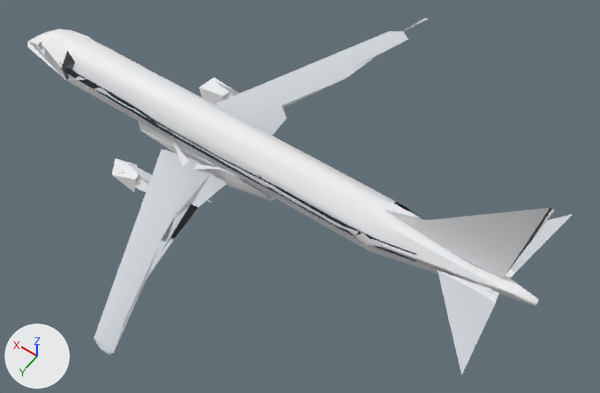
What one commit did to the glTF model fixtures/aircraft/e190-1.glb.
Camera for both pictures: a 50 mm lens placed at (-20.9, 23.8, 39.5), pointed at (-4.5, 0.8, 3.4). Every picture has the same lights, and +X, +Y and +Z are marked at lower left. The first picture is the older version. Where no turn or scale is listed for an object, it has been applied to the vertices. Vertices at exactly the same position are counted once.

Objects in the first picture: 'engine', 'glass', 'hull', 'tail', 'wing' and 4 more.
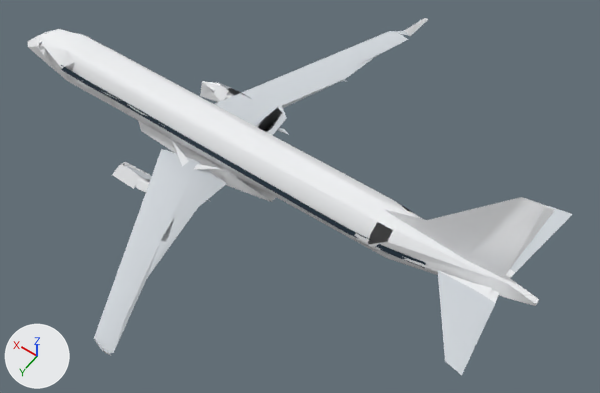
Changed parts and their boxes [x1, y1, x2, y2] in the pictures (600 x 393 px; the box of a moved part takes in the faces that stretch with it):
'glass', reshaped
    before: [60, 51, 423, 262]
    after: [61, 65, 426, 268]
'engine', reshaped
    before: [112, 77, 234, 192]
    after: [112, 81, 234, 192]
part 1 of me_mesh_5, moved or reshaped
    before: [199, 77, 234, 104]
    after: [200, 81, 233, 103]
part 2 of me_mesh_5, moved or reshaped
    before: [112, 159, 144, 192]
    after: [112, 162, 150, 189]
part 4 of me_mesh_7, moved or reshaped
    before: [44, 29, 510, 297]
    after: [60, 30, 508, 298]
part 5 of me_mesh_8, moved or reshaped
    before: [404, 18, 428, 31]
    after: [404, 18, 428, 36]
part 6 of me_mesh_8, moved or reshaped
    before: [394, 212, 539, 306]
    after: [377, 199, 539, 306]
part 7 of me_mesh_8, added
    after: [427, 197, 555, 275]
part 8 of me_mesh_9, moved or reshaped
    before: [214, 31, 408, 126]
    after: [215, 31, 410, 135]
part 9 of me_mesh_9, moved or reshaped
    before: [127, 162, 217, 278]
    after: [125, 165, 211, 202]
part 10 of me_mesh_9, added
    after: [438, 271, 477, 375]
part 11 of me_mesh_9, added
    after: [548, 206, 571, 220]

What changed in the scene script:
```text
Change me_mesh_5:
    used by ob_engine; location = (0.0, 0.0, 0.0)
    remove me_mesh_5.from_pydata(...)  # 165 vertices, 322 faces; spans x 2.39..6.54, y -4.88..4.91, z 0.76..2.36
    add me_mesh_5.from_pydata(...)  # 162 vertices, 317 faces; spans x 2.39..6.54, y -4.86..4.91, z 0.76..2.41
    me_mesh_5 part 1: 2 vertices moved from x 4.55..6.11, y -4.6..-4.52, z 2.15..2.26 to x 4.64..6.54, y -4.35..-3.89, z 2.23..2.36; 9 vertices removed from x 4.25..6.54, y -4.88..-3.29, z 0.92..2.24; 7 vertices added at x 4.25..6.54, y -4.81..-3.42, z 1.19..2.15
    me_mesh_5 part 2: 2 vertices moved from x 4.64..6.54, y 3.85..4.1, z 2.27..2.36 to x 4.55..5.88, y 3.88..4.37, z 2.25..2.41; 6 vertices removed from x 4.55..6.52, y 3.43..4.76, z 1.12..2.15; 5 vertices added at x 4.55..6.54, y 3.43..4.81, z 0.92..1.58
Change me_mesh_6:
    used by ob_glass; location = (0.0, 0.0, 0.0)
    remove me_mesh_6.from_pydata(...)  # 52 vertices, 48 faces; spans x -12.0..13.4, y -1.5..1.5, z 3.3..4.4
    add me_mesh_6.from_pydata(...)  # 52 vertices, 48 faces; spans x -12.5..13.2, y -1.5..1.5, z 3.6..4.1
    me_mesh_6 part 3: 52 of 52 vertices moved; they spanned x -12.0..13.4, y -1.5..1.5, z 3.3..4.4 and now span x -12.5..13.2, y -1.5..1.5, z 3.6..4.1; mean shift (-0.4, 0.0, 0.0)
Change me_mesh_7:
    used by ob_hull; location = (0.0, 0.0, 0.0)
    remove me_mesh_7.from_pydata(...)  # 258 vertices, 452 faces; spans x -16.8..18.1, y -2.1..2.1, z 1.2..5.1
    add me_mesh_7.from_pydata(...)  # 254 vertices, 454 faces; spans x -16.8..18.1, y -2.1..2.1, z 1.2..5.0
    me_mesh_7 part 4: 14 vertices moved from x -8.8..10.6, y -1.5..1.5, z 1.2..5.1 to x -8.8..11.7, y -1.5..1.5, z 1.5..5.0; 99 vertices removed from x -16.8..17.5, y -1.7..1.5, z 1.2..5.0; 95 vertices added at x -16.7..17.5, y -1.7..1.5, z 1.2..4.9
Change me_mesh_8:
    used by ob_tail; location = (0.0, 0.0, 0.0)
    remove me_mesh_8.from_pydata(...)  # 150 vertices, 231 faces; spans x -18.1..-2.1, y -14.4..14.4, z 3.5..11.1
    add me_mesh_8.from_pydata(...)  # 155 vertices, 245 faces; spans x -18.1..-2.1, y -14.4..14.4, z 3.5..11.1
    me_mesh_8 part 5: 4 vertices moved within x -3.5..-3.4, y -14.3, z 5.0; 2 vertices added at x -2.7..-2.1, y -14.0, z 3.5..3.7
    me_mesh_8 part 6: 1 vertex moved from x -16.8, y 0.1, z 3.7 to x -16.7, y 0.4, z 4.0; 2 vertices removed from x -18.0..-16.6, y 0.0..0.4, z 4.5..4.6; 2 vertices added at x -18.0..-16.5, y 0.1..0.2, z 4.4..4.7
    me_mesh_8 part 7: 4 vertices added at x -16.9..-15.7, y -0.1..0.0, z 10.9..11.1
    other edits to the shape of me_mesh_8 do not show in these pictures
Change me_mesh_9:
    used by ob_wing; location = (0.0, 0.0, 0.0)
    remove me_mesh_9.from_pydata(...)  # 131 vertices, 157 faces; spans x -17.3..18.1, y -14.4..14.4, z 2.1..5.1
    add me_mesh_9.from_pydata(...)  # 137 vertices, 165 faces; spans x -17.3..18.1, y -14.4..14.4, z 2.1..5.1
    me_mesh_9 part 8: 3 vertices moved from x -3.4..5.8, y -14.4..-4.2, z 2.4..5.1 to x -3.4..5.7, y -14.4..-4.1, z 2.4..5.1; 3 vertices removed from x -2.7..2.2, y -13.7..-1.7, z 2.7..3.5; 9 vertices added at x -2.7..4.6, y -14.0..-1.7, z 2.1..3.7
    me_mesh_9 part 9: 3 vertices moved from x 0.9..5.8, y 3.6..4.3, z 2.2..2.4 to x 0.9..5.8, y 3.2..4.2, z 2.1..2.4; 2 vertices removed from x -1.0..0.6, y 4.2..9.4, z 2.5..3.2
    me_mesh_9 part 10: 1 vertex added at x -16.0, y 5.5, z 4.6
    me_mesh_9 part 11: 1 vertex added at x -16.0, y -5.5, z 4.6
```
